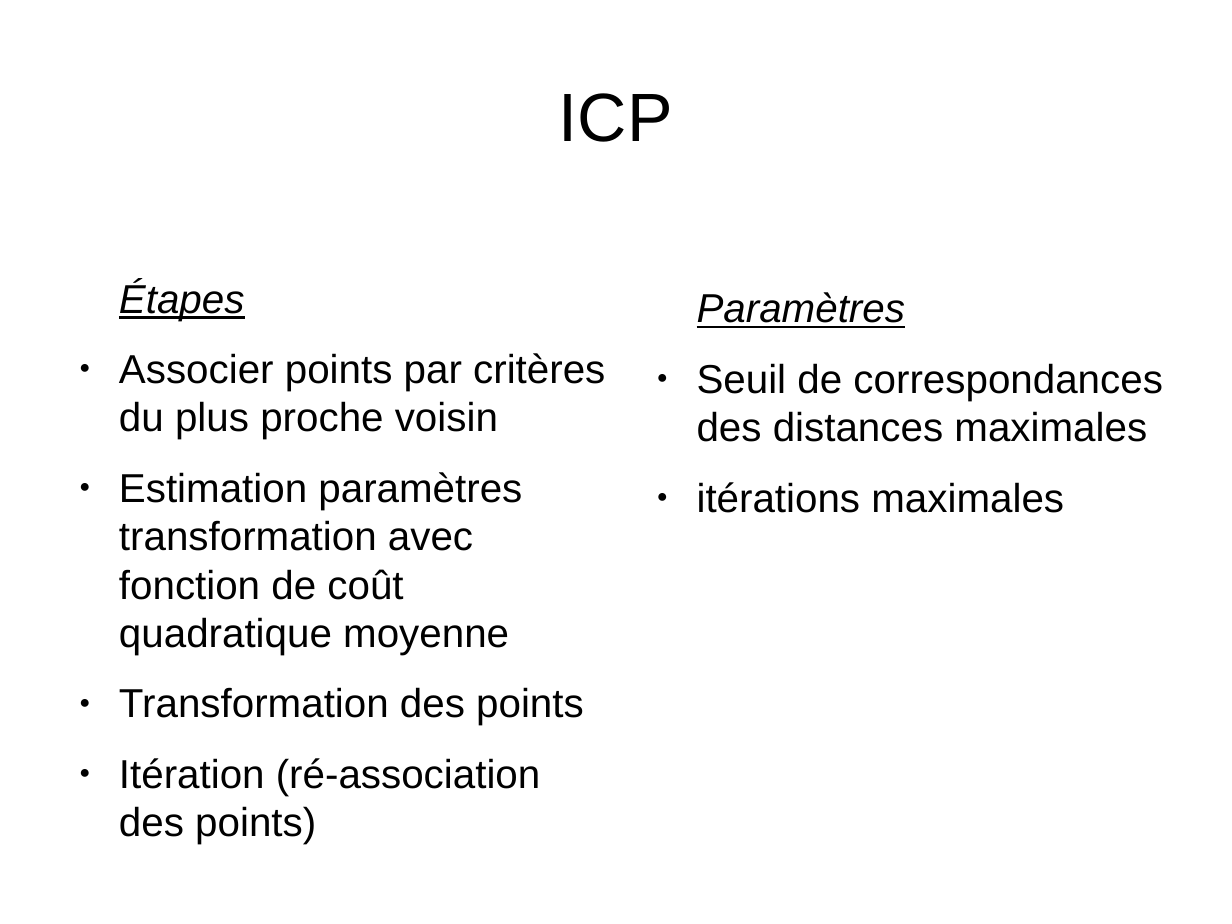
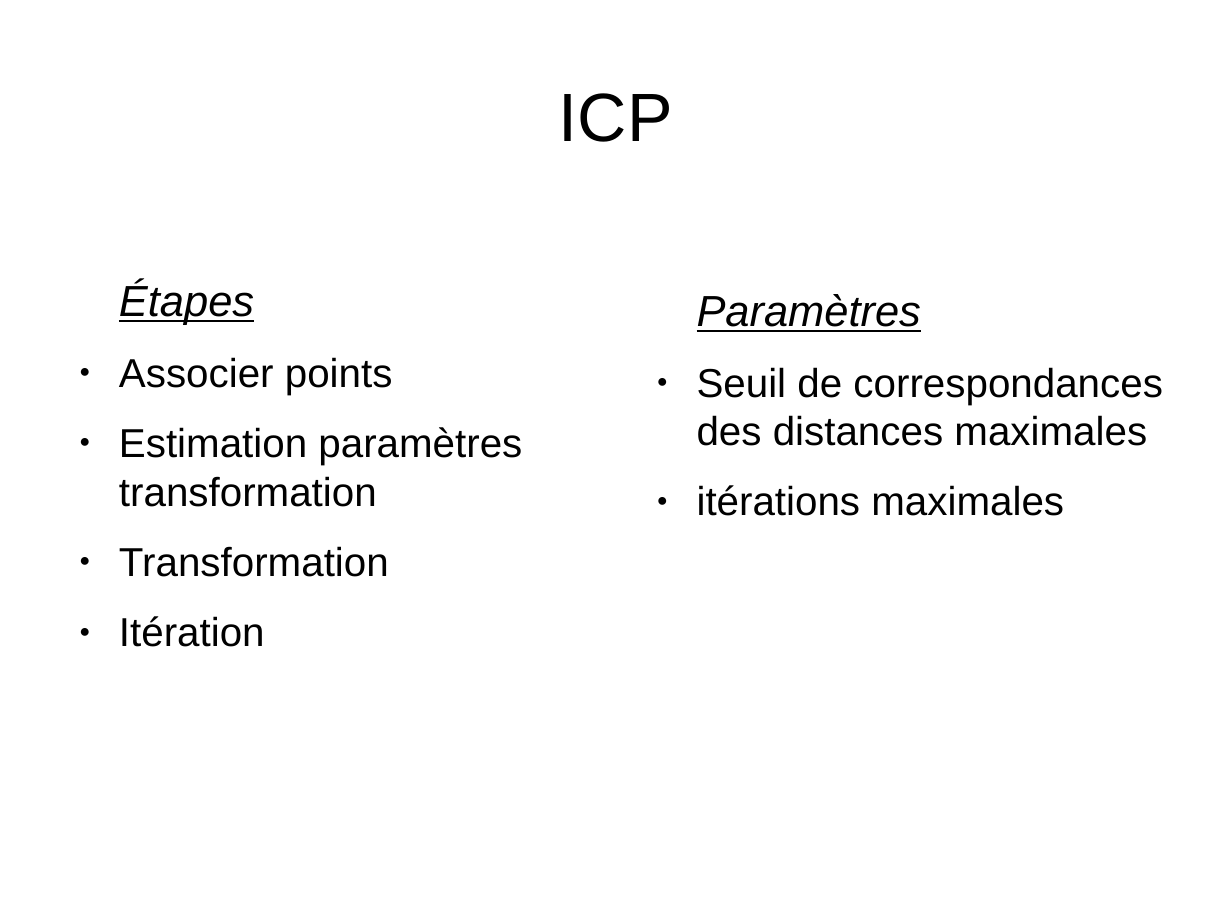
Before and after one commit to MABILYJohan/TER_Recalage_multi_points, a slide deck: slide 12 of Rapports et diapos/Diapositive_TER.odp. Drawn at 1232x924 pixels with LibreOffice and Linux fonts; fonts in the diff are those of the drawing; background and template pictures are left out. Boxes give left, top, right and bottom in pixels: in the first picture for what was removed or moved away, otherwise in the second. Text is boxed around its words. In the diff, an @@ line names an element or a change of style, - is before the commit and + after.

```diff
--- a/Rapports et diapos/Diapositive_TER.odp
+++ b/Rapports et diapos/Diapositive_TER.odp
@@ text at (119,281,254,325): size 26 to 28 pt in "Étapes" @@
@@ text at (697,294,921,332): size 26 to 28 pt in "Paramètres" @@
@@ text at (119,357,522,647): text changed @@
-● Associer points par critères du plus proche voisin
-● Estimation paramètres transformation avec fonction de coût quadratique moyenne
-● Transformation des points
-● Itération (ré-association des points)
+● Associer points
+● Estimation paramètres transformation
+● Transformation
+● Itération
```
Also in this commit, not shown: 8 other slides changed.
